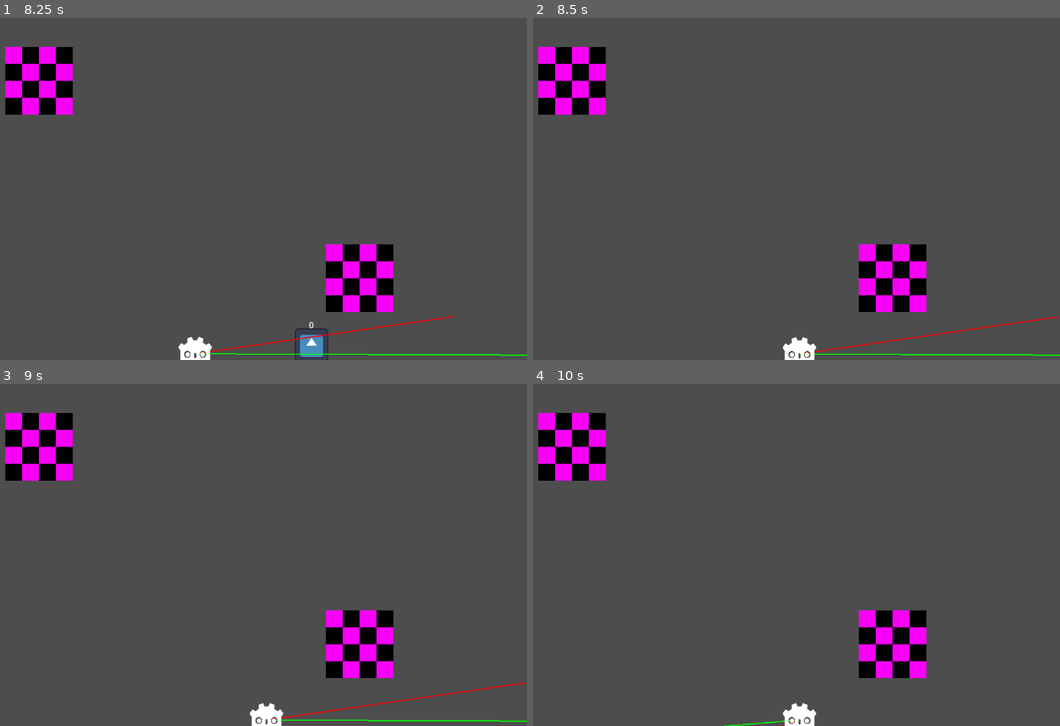
Above: before the commit, frames 1-4 (two rows, left to right).
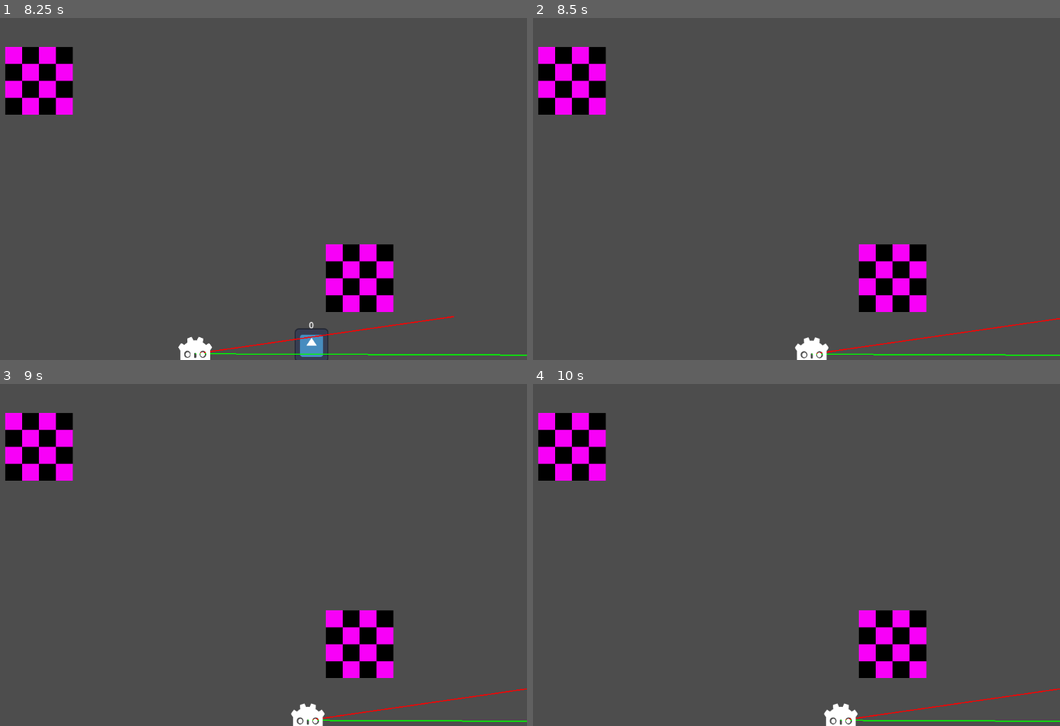
Above: after the commit, the same moments.

Repository: gaantoine/Virion
Game: Godot game, scene res://Scenes/TestLevel/TestLevel.tscn
Same seed, same stepped clock (60 frames per second), same inputs: the game is played once before the commit and once after it. The engine's default icon, where the game draws it, is replaced by a stand-in: a white triangle on a blue panel in a dark square.
Inputs:
- Up to frame 1 (8.25 s): tap Enter at 0.5, 6.5 s; hold D (move_right) 0.53-1.28 s; hold Space (dodge) 0.53-1.28 s; hold S (move_down) 1.28-2.03 s; tap Space (dodge) every 1.5 s from 1.35 to 7.35 s; hold D (move_right) 2.03-2.78 s; hold Space (dodge) 2.03-2.78 s; hold W (move_up) 2.78-3.53 s; hold Space (dodge) 3.53-4.28 s; hold A (move_left) 3.53-5.03 s; hold S (move_down) 5.03-5.78 s; hold Space (dodge) 5.03-5.78 s; hold D (move_right) 5.78-6.53 s; hold W (move_up) 6.53-7.28 s; hold Space (dodge) 6.53-7.28 s; hold D (move_right) 7.28-8.03 s; hold S (move_down) from 8.03 s (still down); hold Space (dodge) from 8.03 s (still down)
- Up to frame 2 (8.5 s): keep holding S (move_down); keep holding Space (dodge)
- Up to frame 3 (9 s): release S (move_down) at 8.78 s; release Space (dodge) at 8.78 s; hold A (move_left) from 8.78 s (still down); tap Space (dodge) at 8.85 s
- Up to frame 4 (10 s): tap Space (dodge) at 9.5 s; release A (move_left) at 9.53 s; hold W (move_up) from 9.53 s (still down); hold Space (dodge) from 9.53 s (still down)

Frame 1 is identical in both runs. In frame 2, 0.8% of the frame differs, in the area x 47-100%, y 87-100%; in frame 3, 1.1%; in frame 4, 1.0%.

Commit message:
partial mod list population

Diff:
--- a/Scenes/Enemies/Bruiser/EnemyBruiser.tscn
+++ b/Scenes/Enemies/Bruiser/EnemyBruiser.tscn
@@ -1,10 +1,12 @@
-[gd_scene load_steps=4 format=3 uid="uid://f6n573w57vu6"]
+[gd_scene load_steps=5 format=3 uid="uid://f6n573w57vu6"]
 
 [ext_resource type="Texture2D" uid="uid://cminetoyt22sf" path="res://placeholder_icon.png" id="1_p1dxc"]
 [ext_resource type="Script" path="res://Scenes/Enemies/Bruiser/enemy_bruiser.gd" id="1_rmu8v"]
 
 [sub_resource type="RectangleShape2D" id="RectangleShape2D_dl1cd"]
 size = Vector2(64, 64)
+
+[sub_resource type="CircleShape2D" id="CircleShape2D_v5vjj"]
 
 [node name="EnemyBruiser" type="CharacterBody2D"]
 script = ExtResource("1_rmu8v")
@@ -20,3 +22,9 @@
 [node name="Timer" type="Timer" parent="."]
 one_shot = true
 autostart = true
+
+[node name="Area2D" type="Area2D" parent="."]
+
+[node name="CollisionShape2D" type="CollisionShape2D" parent="Area2D"]
+shape = SubResource("CircleShape2D_v5vjj")
+debug_color = Color(1, 0, 0, 0.419608)
--- a/Scenes/PlayerCharacter/player.gd
+++ b/Scenes/PlayerCharacter/player.gd
@@ -36,7 +36,7 @@
 var can_dodge := true
 
 var attr_defaults:Dictionary # string -> int
-var attr_current:Dictionary # string -> int
+var attrs:Dictionary # string -> int
 var attr_mods:Dictionary # string -> array[string]
 
 func _ready():
@@ -111,5 +111,28 @@
 
 func add_mods(mods:Dictionary) -> void:
 	for key in mods:
+		var mod:String = mods[key]
+		var prio:int = mod_prio(mod)
+		if not attr_mods.has(key):
+			attr_mods[key] = []
+		var mod_list:Array = attr_mods[key]
+		var i:int = 0
+		while i < len(mod_list) and mod_prio(mod_list[i]) > prio:
+			i += 1
+		mod_list.insert(i, mod)
+
 		print(key," ",mods[key])
 	pass
+
+func apply_mods() -> void:
+	pass
+
+func mod_prio(mod:String) -> int:
+	if mod[0] in "+-":
+		if mod[-1] == "%":
+			return 2
+		return 1
+	if mod[0] == "=":
+		return 0
+	push_error("invalid mod: ", mod)
+	return -1
--- a/Scenes/TestLevel/TestLevel.tscn
+++ b/Scenes/TestLevel/TestLevel.tscn
@@ -18,6 +18,7 @@
 
 [node name="EnemyBruiser" parent="." instance=ExtResource("1_8rsap")]
 position = Vector2(641, 222)
+middash_attack_range = 10.0
 
 [node name="BasePickup" parent="." instance=ExtResource("4_k6ggg")]
 position = Vector2(538, 444)
